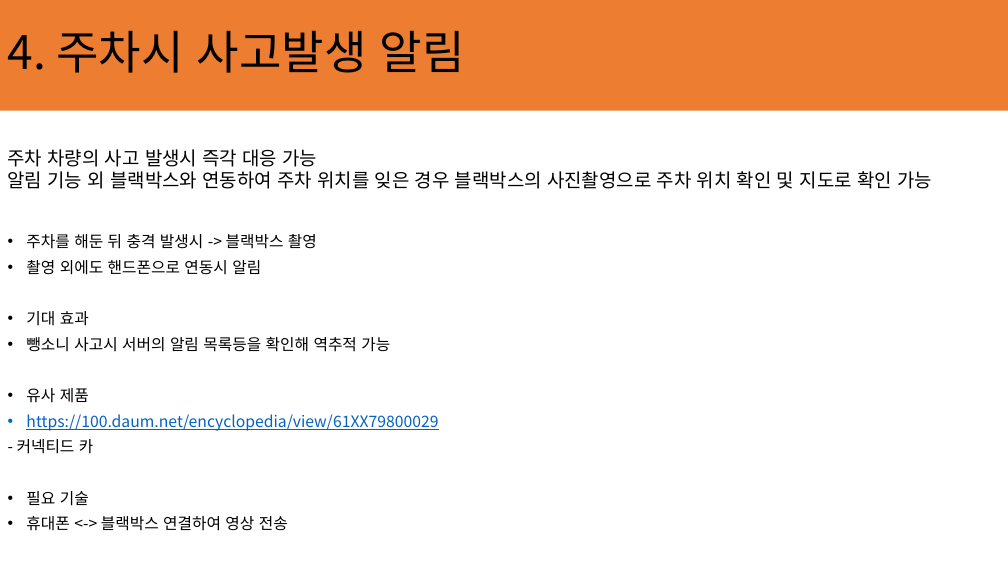
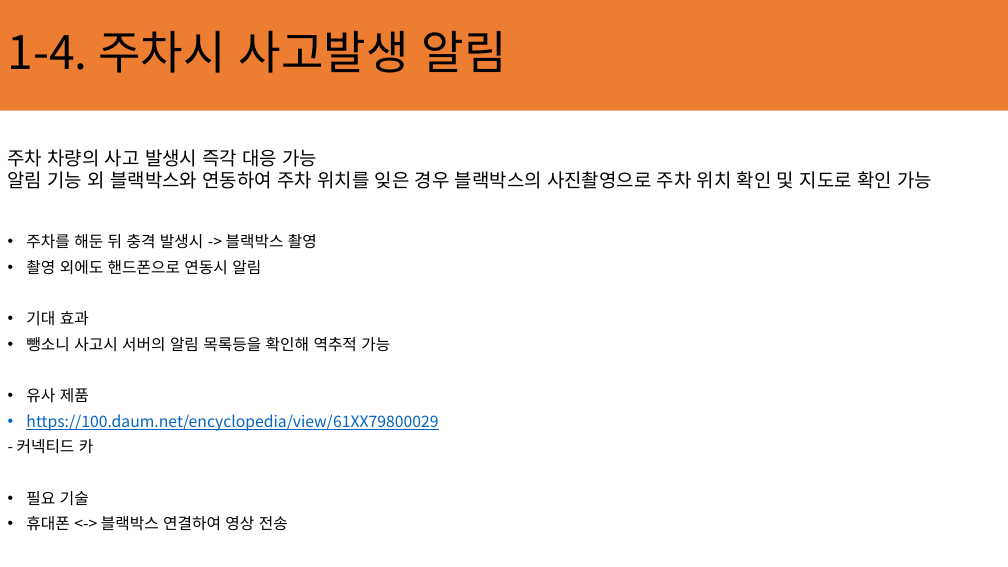
Before and after one commit to ChaeSung-Lee/DJ_InternShip, a slide deck: slide 8 of 2021_Summer/jp.hong/Project_BnC_jph.pptx. Drawn at 1008x567 pixels with LibreOffice and Linux fonts; fonts in the diff are those of the drawing. Boxes give left, top, right and bottom in pixels: in the first picture for what was removed or moved away, otherwise in the second. Text is boxed around its words. In the diff, an @@ line names an element or a change of style, - is before the commit and + after.

```diff
--- a/2021_Summer/jp.hong/Project_BnC_jph.pptx
+++ b/2021_Summer/jp.hong/Project_BnC_jph.pptx
@@ title at (x1=8, y1=30, x2=507, y2=73): text changed @@
-4. 주차시 사고발생 알림
+1-4. 주차시 사고발생 알림
```
Also in this commit, not shown: 11 other slides changed, 3 slides added, 1 slide removed.
